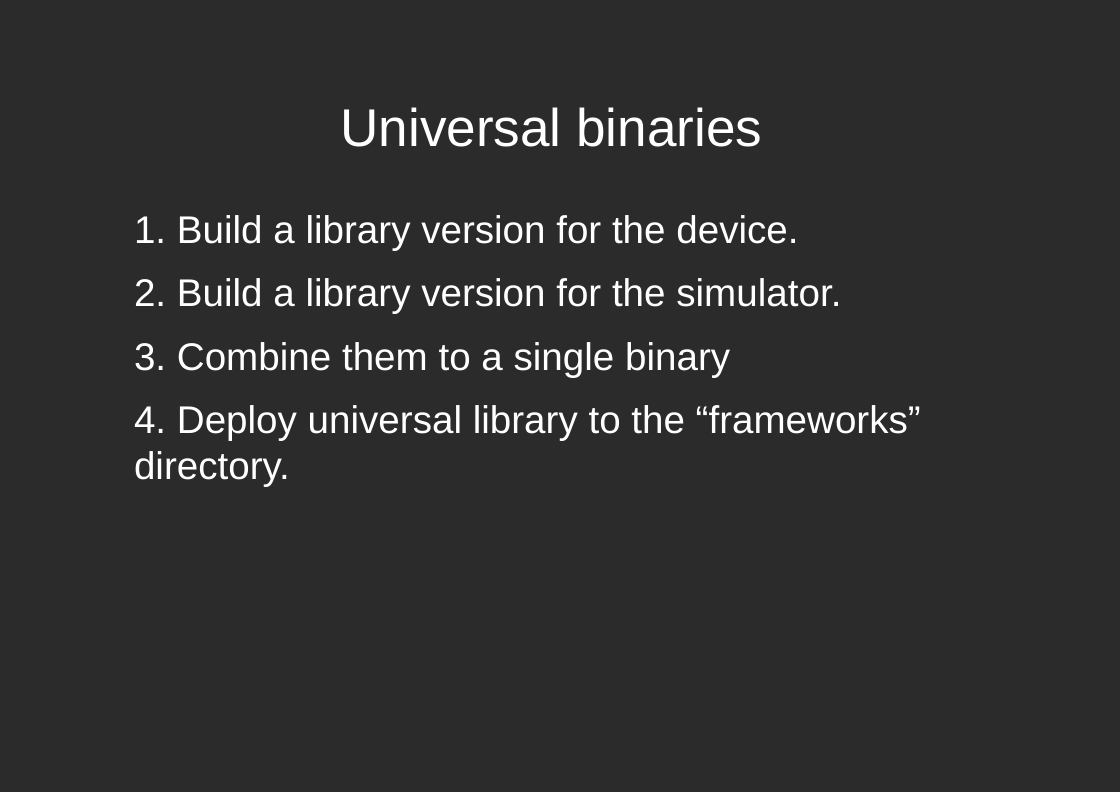
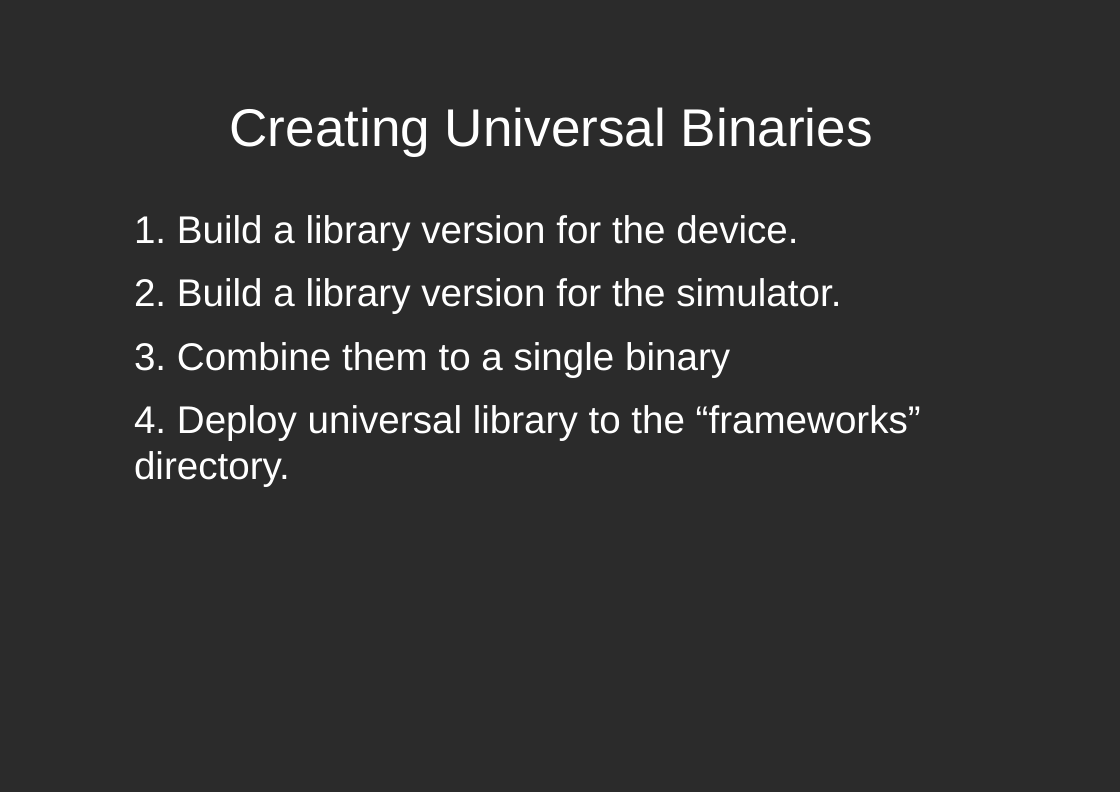
Before and after one commit to dodikk/iOS-articles, a slide deck: slide 23 of 3-iContiniousIntegration/ciPresentation.odp. Drawn at 1120x792 pixels with LibreOffice and Linux fonts; fonts in the diff are those of the drawing; background and template pictures are left out; a plain dark background stands for a picture behind light text. Boxes give left, top, right and bottom in pixels: in the first picture for what was removed or moved away, otherwise in the second. Text is boxed around its words. In the diff, an @@ line names an element or a change of style, - is before the commit and + after.

```diff
--- a/3-iContiniousIntegration/ciPresentation.odp
+++ b/3-iContiniousIntegration/ciPresentation.odp
@@ title at (230, 107, 873, 157): text changed @@
-Universal binaries
+Creating Universal Binaries
```
Also in this commit, not shown: 22 other slides changed, 1 slide added, 1 slide removed, 2 other files.
